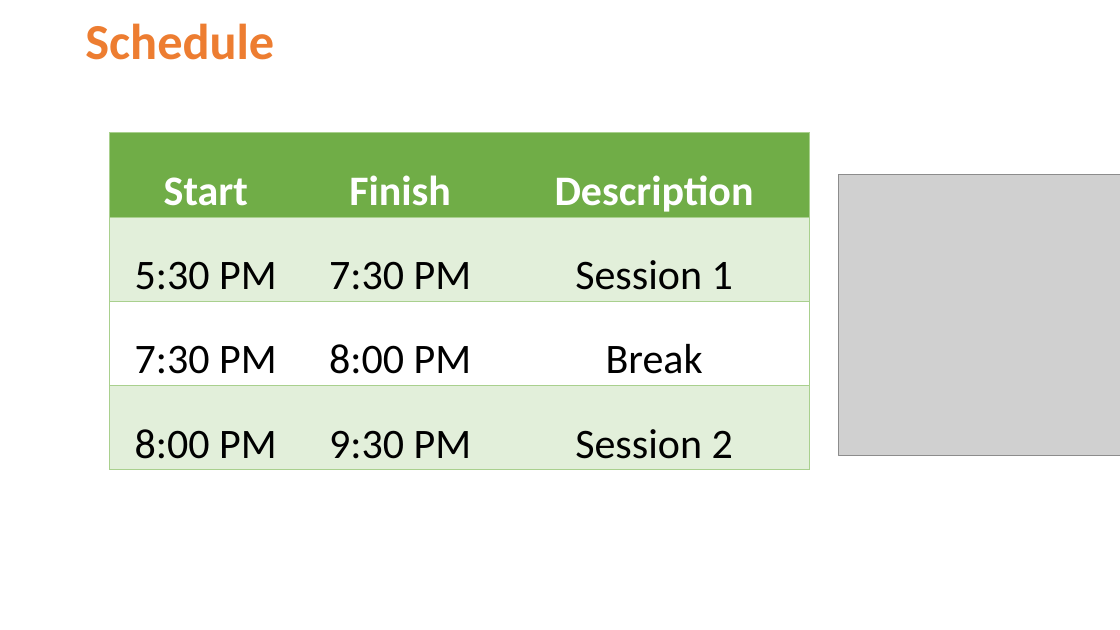
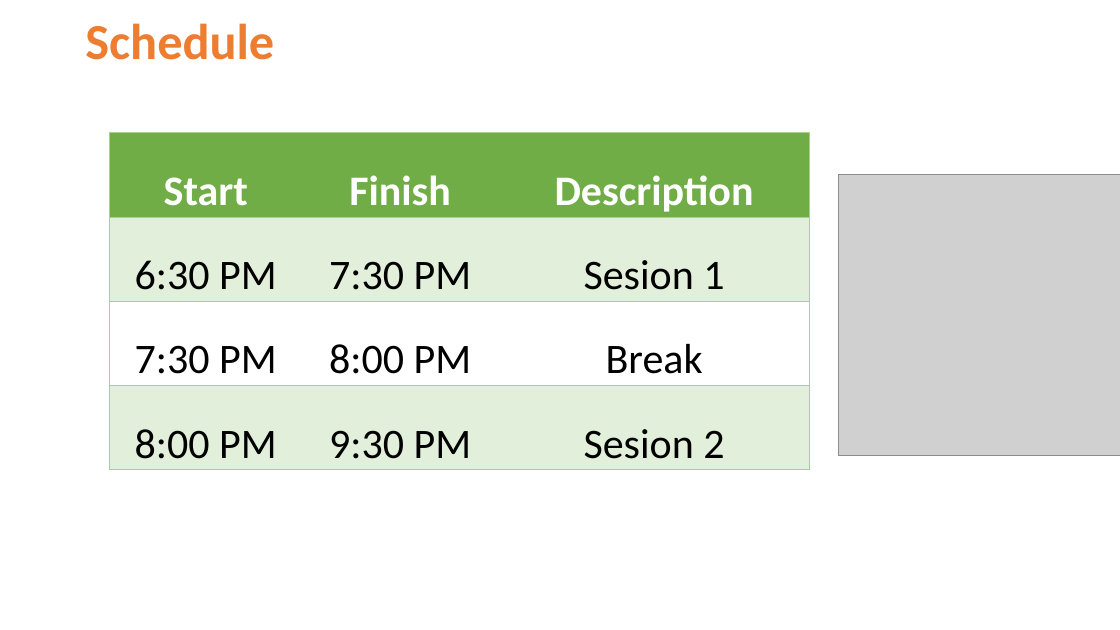
Before and after one commit to Jucer74/ArchitectureMaster, a slide deck: slide 2 of Classes/00-Presentation/ArchitectureMaster-00-Presentation.pptx. Drawn at 1120x630 pixels with LibreOffice and Linux fonts; fonts in the diff are those of the drawing; grey boxes stand for pictures; background and template pictures are left out. Boxes give left, top, right and bottom in pixels: in the first picture for what was removed or moved away, otherwise in the second. Text is boxed around its words. In the diff, an @@ line names an element or a change of style, - is before the commit and + after.

```diff
--- a/Classes/00-Presentation/ArchitectureMaster-00-Presentation.pptx
+++ b/Classes/00-Presentation/ArchitectureMaster-00-Presentation.pptx
@@ table at bbox=[110, 133, 810, 470] @@
-row 2, column 1: 5:30 PM
+row 2, column 1: 6:30 PM
-row 2, column 3: Session 1
+row 2, column 3: Sesion 1
-row 4, column 3: Session 2
+row 4, column 3: Sesion 2
```
Also in this commit, not shown: 1 other slide changed, 1 other file.
